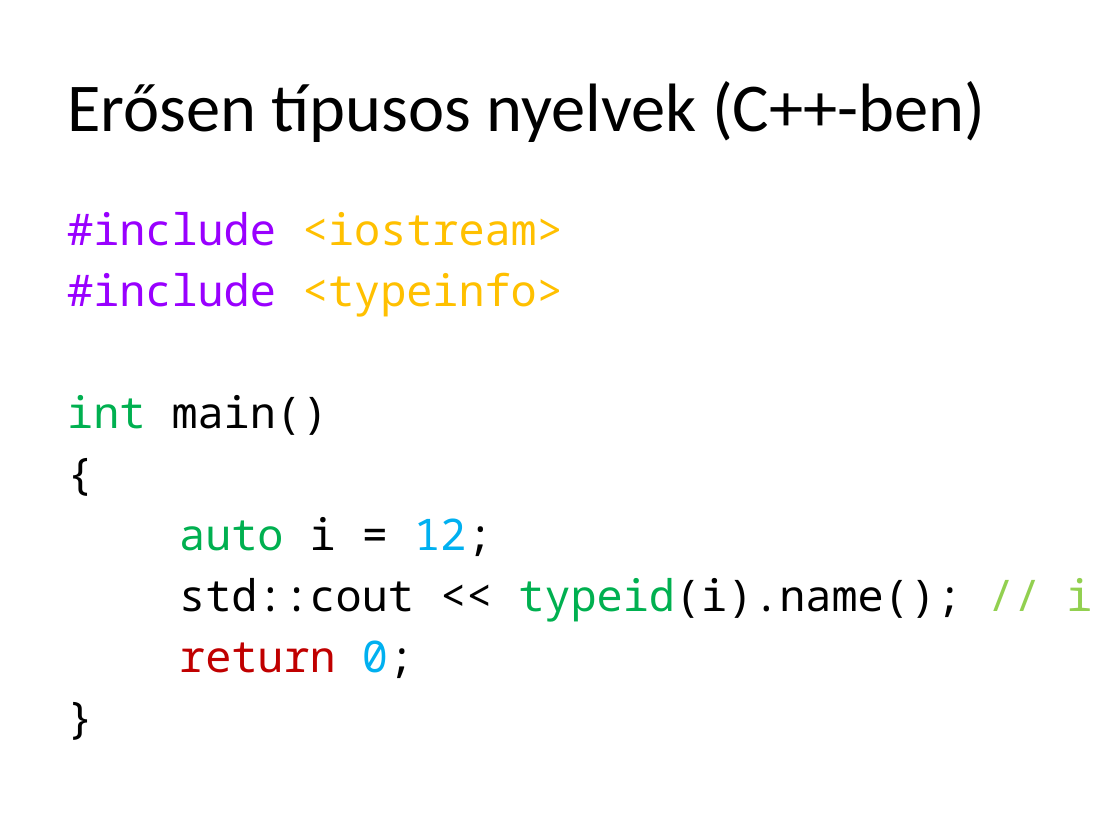
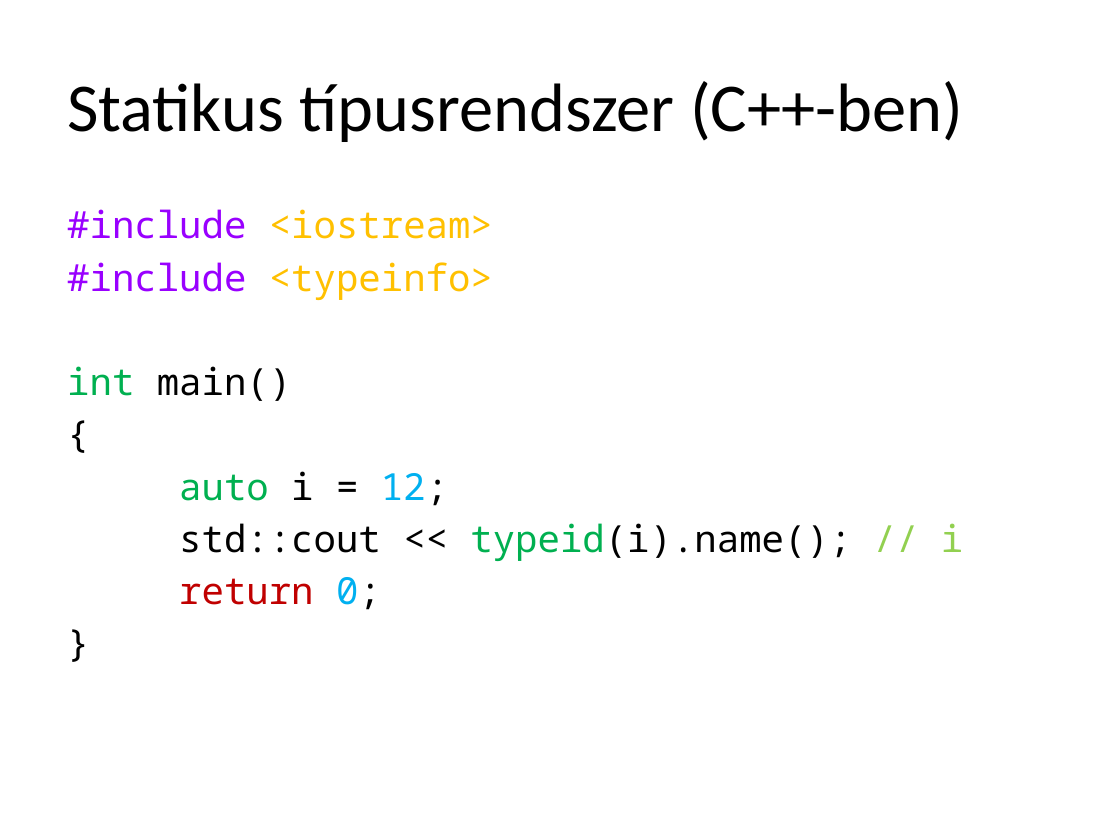
Before and after one commit to torokmark/cppgyak_jegyzet, a slide deck: slide 21 of programozasi_nyelvek_cpp_gyak02.pptx (slide 13 before the commit). Drawn at 1120x840 pixels with LibreOffice and Linux fonts; fonts in the diff are those of the drawing. Boxes give left, top, right and bottom in pixels: in the first picture for what was removed or moved away, otherwise in the second. Text is boxed around its words. In the diff, an @@ line names an element or a change of style, - is before the commit and + after.

Commit message:
Fixed: typos, extended

```diff
--- a/programozasi_nyelvek_cpp_gyak02.pptx
+++ b/programozasi_nyelvek_cpp_gyak02.pptx
@@ title at (67,81,963,142): text changed @@
-Erősen típusos nyelvek (C++-ben)
+Statikus típusrendszer (C++-ben)
@@ text "#include <iostream>" at (67,209,963,610): size 28 to 24 pt @@
```
Also in this commit, not shown: 18 other slides changed, 11 slides added.
